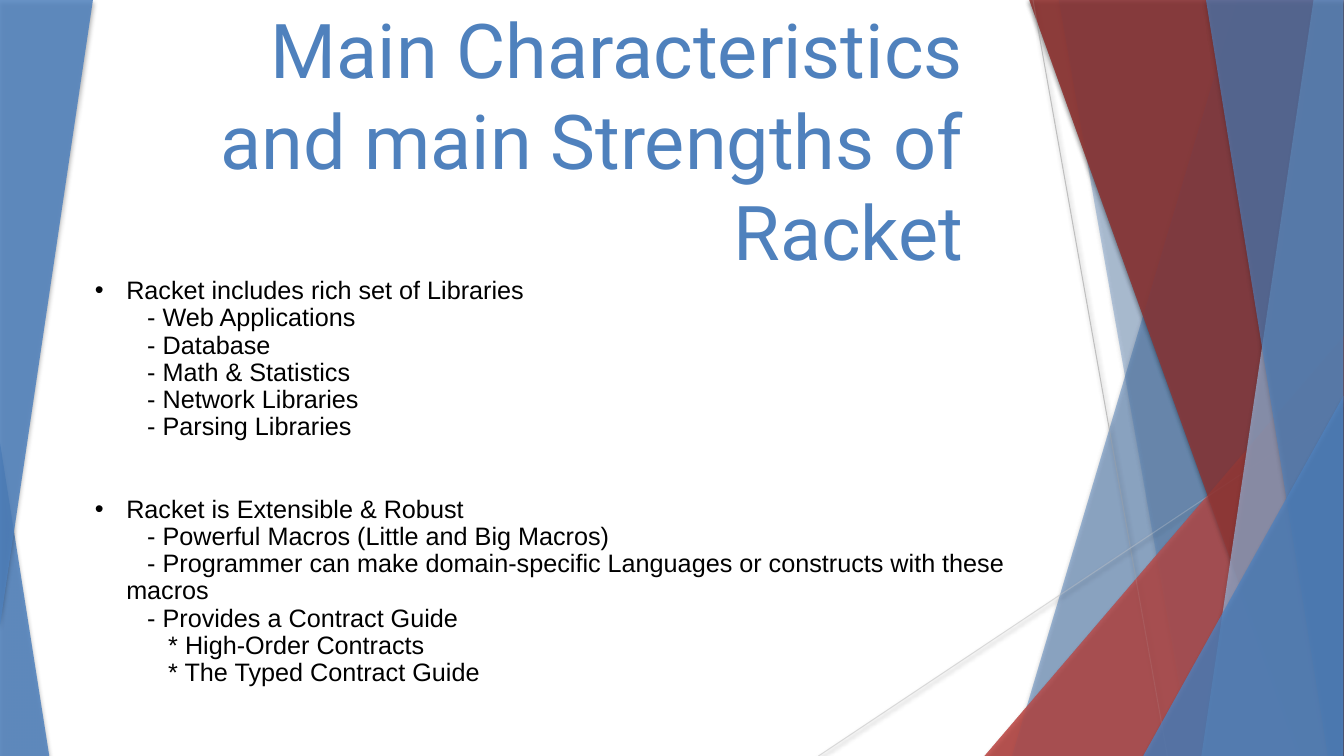
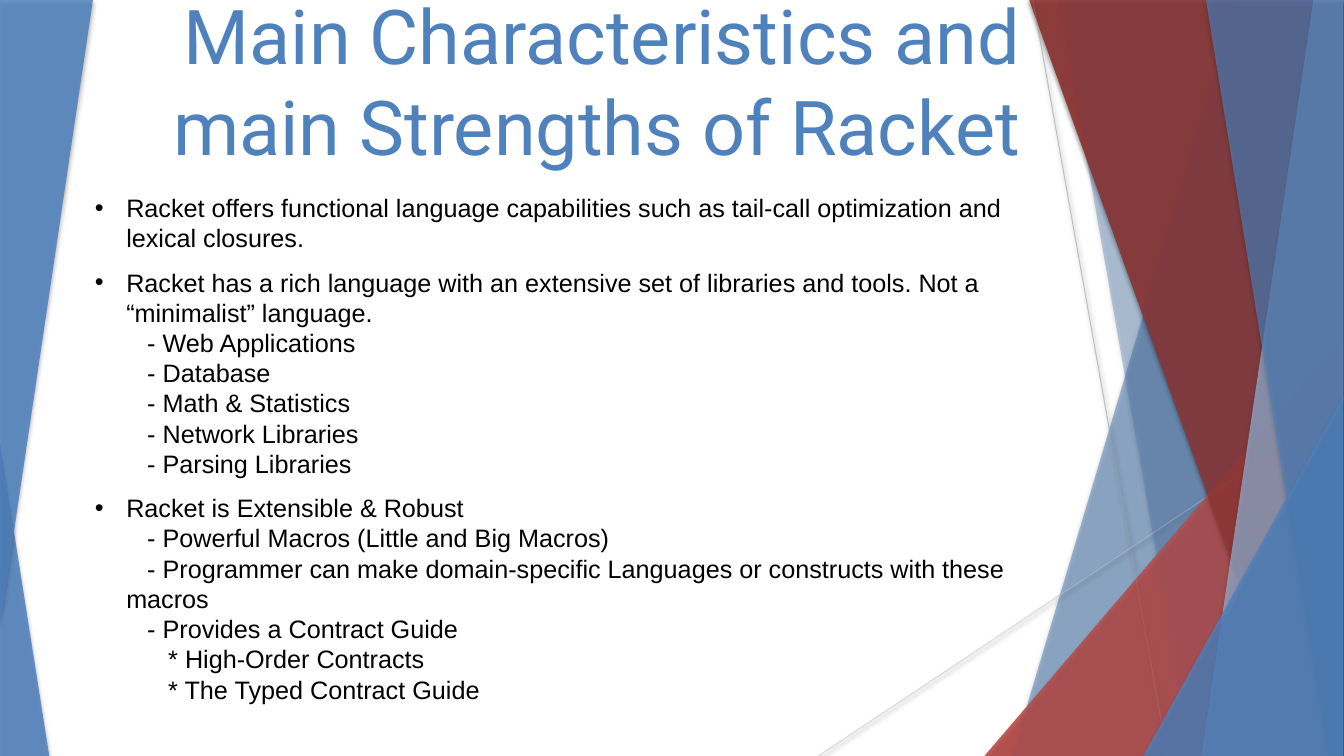
Before and after one commit to stevester94/CSC201_Project, a slide deck: slide 6 of CSC201Sec3Proj3Team4.pptx. Drawn at 1344x756 pixels with LibreOffice and Linux fonts; fonts in the diff are those of the drawing. Boxes give left, top, right and bottom in pixels: in the first picture for what was removed or moved away, otherwise in the second. Text is boxed around its words. In the diff, an @@ line names an element or a change of style, - is before the commit and + after.

Commit message:
Added call-tail and lexical closure stuff

```diff
--- a/CSC201Sec3Proj3Team4.pptx
+++ b/CSC201Sec3Proj3Team4.pptx
@@ text "Main Characteristics and main Strengths ..." rewrapped from (220,21,964,261) to (173,7,1020,171) @@
@@ text "Racket offers functional language capabilities ...": place and size @@
-text "Racket offers functional language capabilities ..." at (126,280,1004,687)
+text "Racket offers functional language capabilities ..." at (126,198,1004,704)
@@ text at (126,198,1001,479): text changed @@
-• Racket includes rich set of Libraries
-  - Web Applications
-  - Database
-  - Math & Statistics
-  - Network Libraries
-  - Parsing Libraries
+• Racket offers functional language capabilities such as tail-call optimization and lexical closures.
+• Racket has a rich language with an extensive set of libraries and tools. Not a “minimalist” language.
+  - Web Applications
+  - Database
+  - Math & Statistics
+  - Network Libraries
+  - Parsing Libraries
@@ text at (126,498,1004,704): line spacing 0.9 to 1 @@
```
Also in this commit, not shown: 4 other slides changed.
